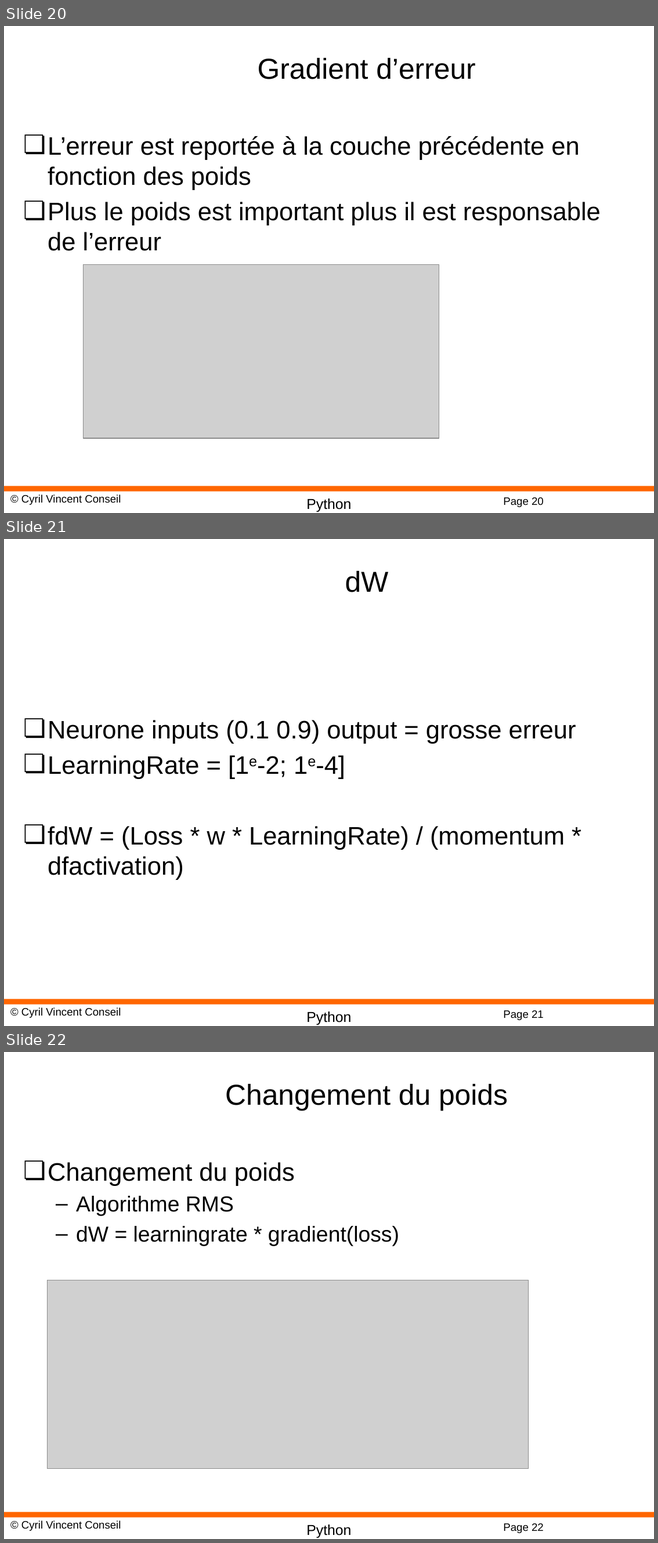
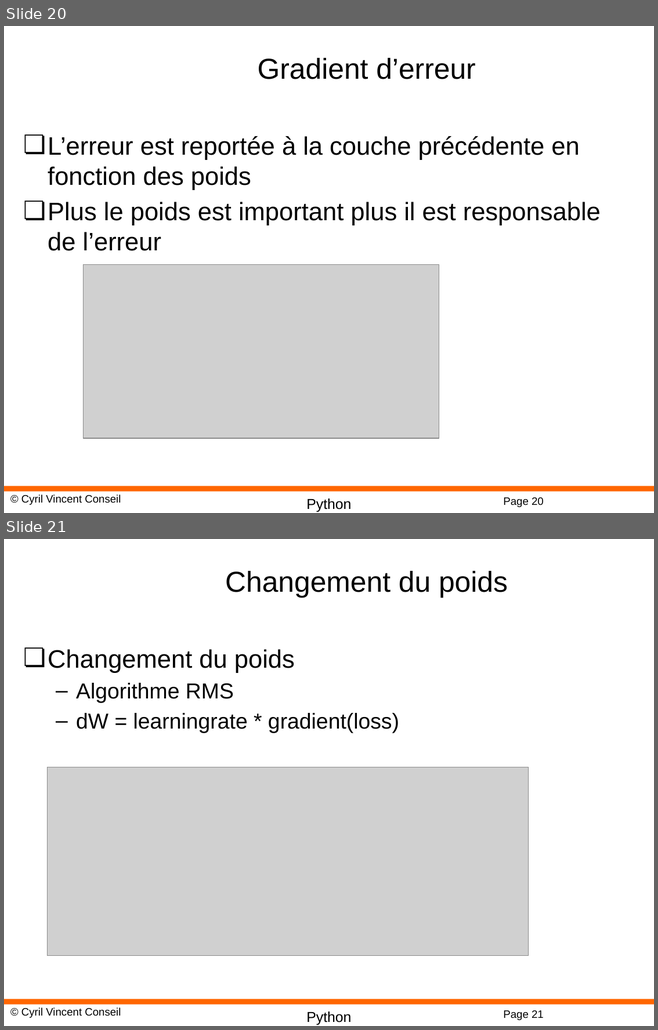
Before and after one commit to cyrilvincent/ML, a slide deck: PPT/DeepLearning08-MLP.pptx. Shown one above the other, each under a label of ours: slides 20, 21 and 22 before the commit, slides 20 and 21 after it. The pictures are 658x1543 and 658x1030 pixels, drawn with LibreOffice and Linux fonts; fonts in the diff are those of the drawing; grey boxes stand for pictures; background and template pictures are left out. Boxes give left, top, right and bottom in pixels: in the first picture for what was removed or moved away, otherwise in the second. Text is boxed around its words. In the diff, an @@ line names an element or a change of style, - is before the commit and + after.

```diff
--- a/PPT/DeepLearning08-MLP.pptx
+++ b/PPT/DeepLearning08-MLP.pptx
@@ slide 21 removed at (4, 539, 654, 1026), background #FFFFFF; not listed: 4 template elements that a slide beside it also shows @@
@@ title removed at (345, 571, 389, 592) @@
-dW
@@ text removed at (48, 720, 576, 880) @@
-❏ Neurone inputs (0.1 0.9) output = grosse erreur
-❏ LearningRate = [1e-2; 1e-4]
-❏ fdW = (Loss * w * LearningRate) / (momentum * dfactivation)
@@ what was slide 22 is now slide 21 @@
@@ page number at (503, 1011, 543, 1020): text changed @@
-Page 22
+Page 21
```
Also in this commit, not shown: 14 other files.
